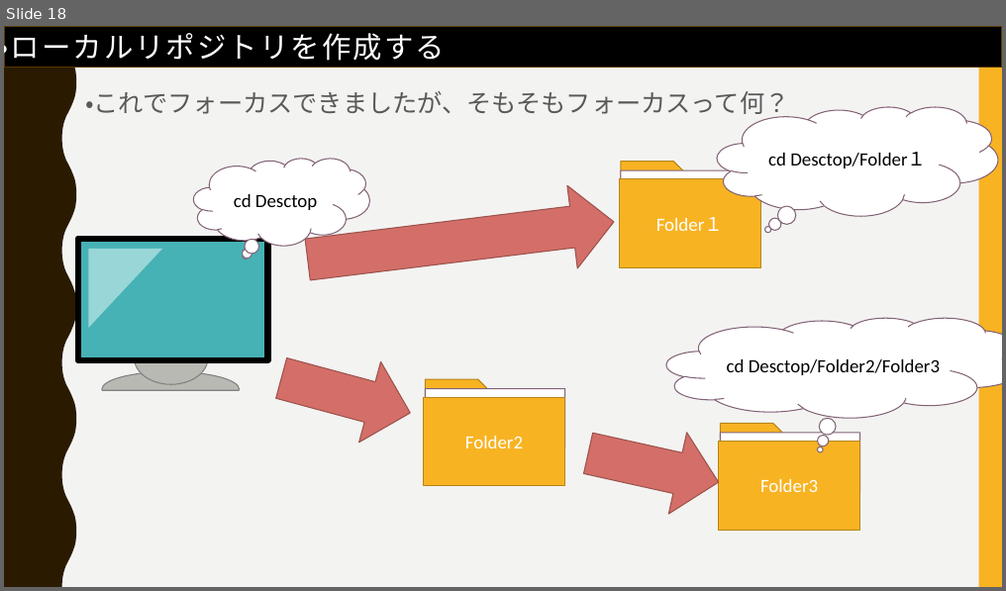
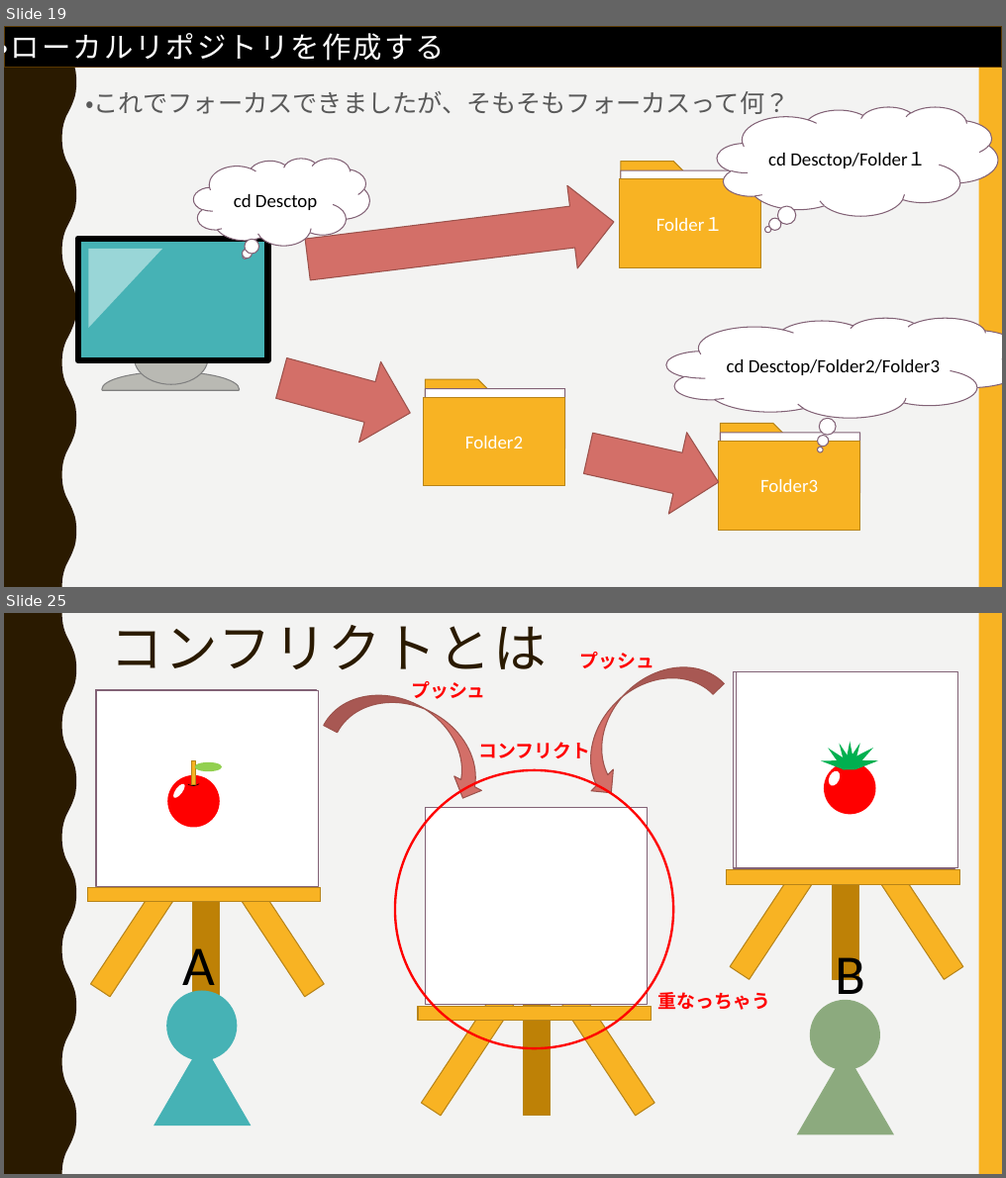
Before and after one commit to FIY24554/git_test, a slide deck: githubについて.pptx. Shown one above the other, each under a label of ours: slide 18 before the commit, slides 19 and 25 after it; the slides between them are not shown. The pictures are 1006x591 and 1006x1178 pixels, drawn with LibreOffice and Linux fonts; fonts in the diff are those of the drawing. Boxes give left, top, right and bottom in pixels: in the first picture for what was removed or moved away, otherwise in the second. Text is boxed around its words. In the diff, an @@ line names an element or a change of style, - is before the commit and + after.

```diff
--- a/githubについて.pptx
+++ b/githubについて.pptx
@@ slide 25 added at <box>4,613,1002,1174</box>, background #F3F3F2; not listed: 2 template elements that a slide beside it also shows @@
@@ title added at <box>110,625,547,670</box>, 51 pt, text #2A1A00 @@
+コンフリクトとは
@@ curved right arrow added at <box>556,640,724,804</box>, fill #D36F68, outline #9C524D 1 pt @@
@@ curved right arrow added at <box>324,671,505,806</box>, fill #D36F68, outline #9C524D 1 pt @@
@@ text added at <box>580,652,655,669</box>, 18 pt, text #FF0000, bold @@
+プッシュ
@@ rectangle added at <box>95,690,317,886</box>, fill #FFFFFF, outline #826276 1 pt @@
@@ rectangle added at <box>96,691,318,887</box>, fill #FFFFFF, outline #826276 1 pt @@
@@ text added at <box>411,681,486,703</box>, 18 pt, text #FF0000, bold @@
+プッシュ
@@ rectangle added at <box>734,672,954,868</box>, fill #FFFFFF, outline #826276 1 pt @@
@@ rectangle added at <box>737,672,957,868</box>, fill #FFFFFF, outline #826276 1 pt @@
@@ text added at <box>479,742,591,763</box>, 18 pt, text #FF0000, bold @@
+コンフリクト
@@ ellipse added at <box>766,753,783,769</box>, fill #FFFFFF @@
@@ group added at <box>168,761,223,828</box>: 3 ellipses, 1 rectangle, 1 arc (boxed as its full ellipse) @@
@@ ellipse added at <box>395,770,673,1049</box>, outline #FF0000 2.25 pt @@
@@ group added at <box>820,741,880,815</box>: 7 triangles, 2 ellipses, 1 rectangle @@
@@ group added at <box>418,808,655,1116</box>: 5 rectangles @@
@@ group added at <box>727,742,963,980</box>: 4 rectangles @@
@@ group added at <box>87,759,324,997</box>: 4 rectangles @@
@@ text added at <box>183,939,216,999</box>, 54 pt, text #000000 @@
+A
@@ text added at <box>835,947,865,1007</box>, 54 pt, text #000000 @@
+B
@@ ellipse added at <box>166,991,237,1061</box>, fill #46B2B5 @@
@@ text added at <box>658,992,770,1010</box>, 18 pt, text #FF0000, bold @@
+重なっちゃう
@@ ellipse added at <box>810,1000,880,1070</box>, fill #8CAA7E @@
@@ triangle added at <box>153,1042,252,1126</box>, fill #46B2B5 @@
@@ triangle added at <box>797,1052,894,1136</box>, fill #8CAA7E @@
@@ what was slide 18 is now slide 19 @@
```
Also in this commit, not shown: 1 slide changed, 7 other slides added, 1 slide removed.
